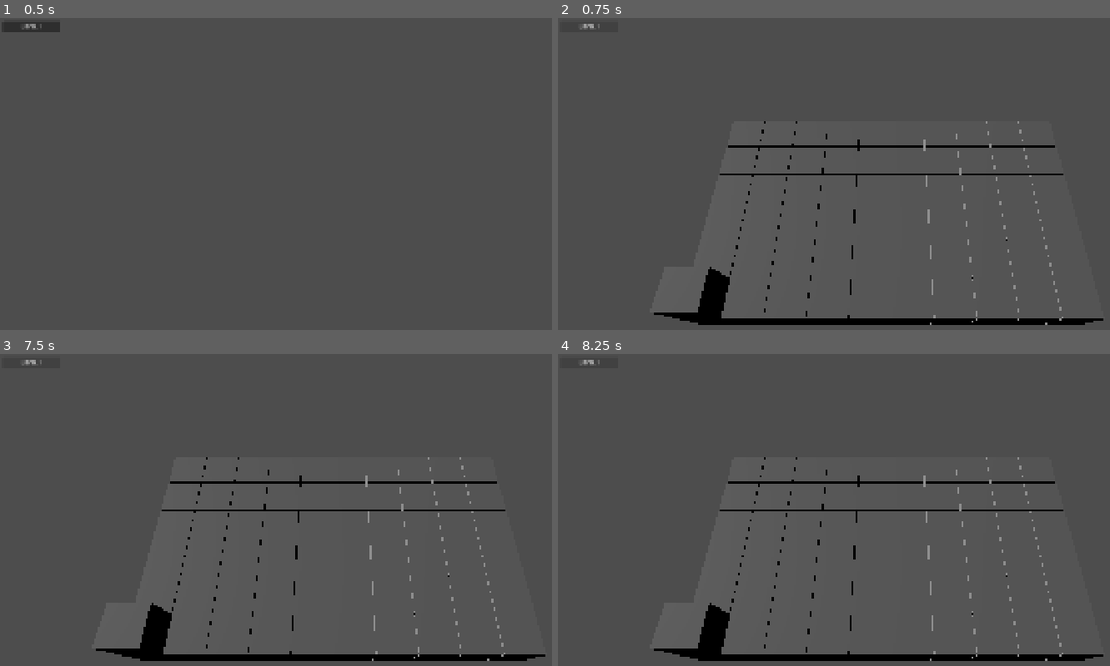
Above: before the commit, frames 1-4 (two rows, left to right).
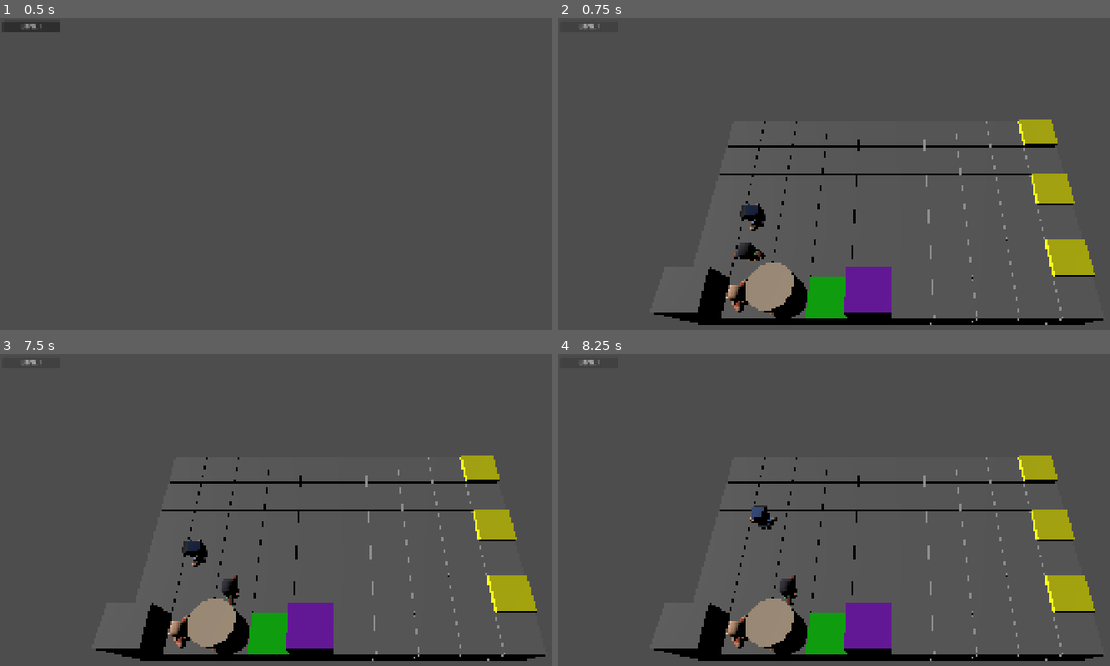
Above: after the commit, the same moments.

Repository: ggestein/jigsaw-of-the-sinking-star
Game: Godot game, scene res://scenes/tests/test_level_with_theme.tscn
Two runs of this game, one before a commit and one after it. Both use one fixed random seed, a clock stepped at 60 frames per second and the inputs below. The project has no main scene, so this scene is started directly.
Inputs:
- Up to frame 1 (0.5 s): no input
- Up to frame 2 (0.75 s): click "LEVEL 1" at 0.5 s
- Up to frame 3 (7.5 s): click "LEVEL 1" at 1.25 s; tap Enter at 2, 3.5, 5 s; hold D 2.03-2.78 s; tap R at 2.1, 3.8, 4.35, 6.05, 6.6 s; tap Z at 2.3, 2.85, 4.55, 5.1, 6.8, 7.35 s; tap Space at 2.75, 4.25, 5.75 s; hold S 2.78-3.53 s; tap C at 3.05, 3.6, 5.3, 5.85 s; hold D 3.53-4.28 s; hold W 4.28-5.03 s; hold A 5.03-6.53 s; hold S 6.53-7.28 s; hold D from 7.28 s (still down)
- Up to frame 4 (8.25 s): tap C at 7.55, 8.1 s; release D at 8.03 s; hold W from 8.03 s (still down)

Frame 1 is identical in both runs. In frame 2, 6.6% of the frame differs, in the area x 30-98%, y 32-97%; in frame 3, 6.6%; in frame 4, 6.6%.

Commit message:
improve main game

Diff:
--- /dev/null
+++ b/scripts/asset_path_config.gd
@@ -0,0 +1,17 @@
+class_name AssetPathConfig
+extends Object
+
+const CASTLE_BASE_PATH: StringName = "res://arts/kenney_castle_kit/"
+const CHARACTER_BASE_PATH: StringName = "res://arts/kenney_mini_characters/"
+
+static func character_warrior_packedscene_path() -> StringName:
+	return CHARACTER_BASE_PATH + "character-male-b.glb"
+
+static func character_thief_packedscene_path() -> StringName:
+	return CHARACTER_BASE_PATH + "character-male-a.glb"
+
+static func character_mage_packedscene_path() -> StringName:
+	return CHARACTER_BASE_PATH + "character-male-c.glb"
+
+static func box_packedscene_path() -> StringName:
+	return CASTLE_BASE_PATH + "tower-base.glb"
--- a/scripts/core_gameplay.gd
+++ b/scripts/core_gameplay.gd
@@ -41,7 +41,7 @@
 # Events
 enum EventType {
 	REWINDED, RESET, SWITCH,
-	CHAR_MOVE, BOX_MOVE, CHAR_BLOCKED, PAD_ACTIVE, DOOR_UNLOCK,
+	CHAR_MOVE, CHAR_ROTATE, BOX_MOVE, CHAR_BLOCKED, PAD_ACTIVE, DOOR_UNLOCK, GOAL_ACTIVE,
 	KILL, WIN
 }
 class Event:
@@ -216,6 +216,57 @@
 	next_state.pads_active = calculate_pads_active(level_data, next_state)
 	next_state.doors_unlock = calculate_doors_active(level_data, next_state)
 	next_state.goals_active = calculate_goals_active(level_data, next_state)
+	# move events, check and emit
+	for chr_idx in range(0, len(next_state.characters)):
+		var prev_pos := state.characters[chr_idx].inst_position
+		var new_pos := next_state.characters[chr_idx].inst_position
+		if new_pos != prev_pos:
+			var evt := Event.new()
+			evt.type = EventType.CHAR_MOVE
+			evt.args = [chr_idx, prev_pos, new_pos]
+			events.append(evt)
+		var prev_face := state.characters[chr_idx].inst_face
+		var new_face := next_state.characters[chr_idx].inst_face
+		if new_pos != prev_pos:
+			var evt := Event.new()
+			evt.type = EventType.CHAR_ROTATE
+			evt.args = [chr_idx, prev_face, new_face]
+			events.append(evt)
+	for box_idx in range(0, len(next_state.boxes)):
+		var prev_pos := state.boxes[box_idx].position
+		var new_pos := next_state.boxes[box_idx].position
+		if new_pos != prev_pos:
+			var evt := Event.new()
+			evt.type = EventType.BOX_MOVE
+			evt.args = [box_idx, prev_pos, new_pos]
+			events.append(evt)
+	# pad event, check and emit
+	for pad_idx in range(0, len(next_state.pads_active)):
+		var prev_active := state.pads_active[pad_idx]
+		var new_active := next_state.pads_active[pad_idx]
+		if new_active != prev_active:
+			var evt := Event.new()
+			evt.type = EventType.PAD_ACTIVE
+			evt.args = [pad_idx, new_active]
+			events.append(evt)
+	# door event, check and emit
+	for door_idx in range(0, len(next_state.doors_unlock)):
+		var prev_unlock := state.doors_unlock[door_idx]
+		var new_unlock := next_state.doors_unlock[door_idx]
+		if new_unlock != prev_unlock:
+			var evt := Event.new()
+			evt.type = EventType.DOOR_UNLOCK
+			evt.args = [door_idx, new_unlock]
+			events.append(evt)
+	# goal event, check and emit
+	for goal_idx in range(0, len(next_state.goals_active)):
+		var prev_active := state.goals_active[goal_idx]
+		var new_active := next_state.goals_active[goal_idx]
+		if prev_active != new_active:
+			var evt := Event.new()
+			evt.type = EventType.GOAL_ACTIVE
+			evt.args = [goal_idx, new_active]
+			events.append(evt)
 
 	# kill event, check and emit
 	for door_idx in range(0, len(level_data.doors)):
--- a/scripts/main_game.gd
+++ b/scripts/main_game.gd
@@ -1,11 +1,21 @@
 class_name MainGame
 extends Node
+
+class WinProcess:
+	var win_base_ticks: int
+	var win_camera_base_pos: Vector3
 
 var current_game_instance: CoreGameplay.GameInstance
 var obstacle_node_map: Dictionary[int, Node3D]
 var box_node_map: Dictionary[int, Node3D]
 var character_node_map: Dictionary[int, Node3D]
+var pad_node_map: Dictionary[int, Node3D]
+var door_node_map: Dictionary[int, Node3D]
+var goal_node_map: Dictionary[int, Node3D]
 var main_camera: Camera3D
+var player_input_queue: Array[CoreGameplay.PlayerInput] = []
+var core_gameplay_event_queue: Array[CoreGameplay.Event] = []
+var won: WinProcess = null
 
 func setup(leve_config: CoreLevelConfig.LevelConfig, level_theme: LevelTheme.LevelThemeConfig):
 	var game_instance_args := CoreLevelConfig.calculate_game_instance_args(leve_config)
@@ -16,6 +26,7 @@
 	var ly := game_instance_args.level_data.range.position.y
 	var lw := game_instance_args.level_data.range.size.x
 	var lh := game_instance_args.level_data.range.size.y
+	# setup bg and obstacle
 	if bg_path != null and not bg_path.is_empty():
 		var proto: PackedScene = load(bg_path)
 		if proto != null:
@@ -47,6 +58,69 @@
 		var dir_light = DirectionalLight3D.new()
 		add_child(dir_light)
 		dir_light.look_at(Vector3(3.0, -1.0, 1.0))
+	# setup characters
+	for chr_idx in range(0, len(game_instance_args.level_data.character_data)):
+		var chr_cls := game_instance_args.level_data.character_data[chr_idx]
+		var chr_pos := game_instance_args.initial_state.characters[chr_idx].inst_position
+		var chr_face := game_instance_args.initial_state.characters[chr_idx].inst_face
+		var chr_proto: PackedScene = null
+		if chr_cls == CoreGameplay.CharacterClass.WARRIOR:
+			chr_proto = load(AssetPathConfig.character_warrior_packedscene_path())
+		elif chr_cls == CoreGameplay.CharacterClass.THIEF:
+			chr_proto = load(AssetPathConfig.character_thief_packedscene_path())
+		elif chr_cls == CoreGameplay.CharacterClass.MAGE:
+			chr_proto = load(AssetPathConfig.character_mage_packedscene_path())
+		if chr_proto != null:
+			var chr_inst := chr_proto.instantiate() as Node3D
+			add_child(chr_inst)
+			chr_inst.position = grid_to_world(chr_pos)
+			chr_inst.rotation = face_to_rotation(chr_face)
+			character_node_map[chr_idx] = chr_inst
+	# setup boxes
+	for box_idx in range(0, len(game_instance_args.initial_state.boxes)):
+		var box_pos := game_instance_args.initial_state.boxes[box_idx].position
+		var box_proto: PackedScene = load(AssetPathConfig.box_packedscene_path())
+		var box_inst := box_proto.instantiate() as Node3D
+		add_child(box_inst)
+		box_inst.position = grid_to_world(box_pos)
+		box_node_map[box_idx] = box_inst
+	# setup pads
+	for pad_idx in range(0, len(game_instance_args.level_data.pads)):
+		var pad_pos := game_instance_args.level_data.pads[pad_idx]
+		var pad_inst := MeshInstance3D.new()
+		pad_inst.mesh = BoxMesh.new()
+		pad_inst.material_override = StandardMaterial3D.new()
+		pad_inst.material_override.albedo_color = Color.GREEN
+		pad_inst.name = "PAD_%d" % pad_pos
+		add_child(pad_inst)
+		pad_inst.position = grid_to_world(pad_pos) - Vector3.UP * 0.4
+		pad_inst.scale = Vector3(0.98, 1.0, 0.98)
+		pad_node_map[pad_idx] = pad_inst
+	# setup doors
+	for door_idx in range(0, len(game_instance_args.level_data.doors)):
+		var door_pos := game_instance_args.level_data.doors[door_idx].position
+		var door_inst := MeshInstance3D.new()
+		door_inst.mesh = BoxMesh.new()
+		door_inst.material_override = StandardMaterial3D.new()
+		door_inst.material_override.albedo_color = Color.PURPLE
+		door_inst.name = "DOOR_%d" % door_pos
+		add_child(door_inst)
+		door_inst.position = grid_to_world(door_pos) + Vector3.UP * 0.5
+		door_inst.scale = Vector3(0.98, 1.0, 0.98)
+		door_node_map[door_idx] = door_inst
+	# setup goals
+	for goal_idx in range(0, len(game_instance_args.level_data.goals)):
+		var goal_pos := game_instance_args.level_data.goals[goal_idx]
+		var goal_inst := MeshInstance3D.new()
+		goal_inst.mesh = BoxMesh.new()
+		goal_inst.material_override = StandardMaterial3D.new()
+		goal_inst.material_override.albedo_color = Color.YELLOW
+		goal_inst.name = "GOAL_%d" % goal_pos
+		add_child(goal_inst)
+		goal_inst.position = grid_to_world(goal_pos) - Vector3.UP * 0.4
+		goal_inst.scale = Vector3(0.98, 1.0, 0.98)
+		goal_node_map[goal_idx] = goal_inst
+	# setup camera
 	main_camera = Camera3D.new()
 	main_camera.current = true
 	add_child(main_camera)
@@ -55,6 +129,110 @@
 	main_camera.fov = 60.0
 	main_camera.position = camera_pos
 	main_camera.look_at(focus_pos)
+	won = null
+
+static func grid_to_world(grid_pos: Vector2i) -> Vector3:
+	return Vector3(grid_pos.x + 0.5, 0.0, -grid_pos.y - 0.5)
+static func face_to_rotation(face: int) -> Vector3:
+	var actual_face = face
+	if face == 0:
+		actual_face = 2
+	elif face == 2:
+		actual_face = 0
+	return Vector3(0.0, actual_face * PI * 0.5, 0.0)
+
+func handle_core_gameplay_event(evt: CoreGameplay.Event):
+	if evt.type == CoreGameplay.EventType.CHAR_MOVE:
+		var chr_idx = evt.args[0]
+		var prev_pos = evt.args[1]
+		var new_pos = evt.args[2]
+		character_node_map[chr_idx].position = grid_to_world(new_pos)
+	elif evt.type == CoreGameplay.EventType.CHAR_ROTATE:
+		var chr_idx = evt.args[0]
+		var prev_face = evt.args[1]
+		var new_face = evt.args[2]
+		character_node_map[chr_idx].rotation = face_to_rotation(new_face)
+	elif evt.type == CoreGameplay.EventType.BOX_MOVE:
+		var box_idx = evt.args[0]
+		var prev_pos = evt.args[1]
+		var new_pos = evt.args[2]
+		box_node_map[box_idx].position = grid_to_world(new_pos)
+	elif evt.type == CoreGameplay.EventType.PAD_ACTIVE:
+		var pad_idx = evt.args[0]
+		var active = evt.args[1]
+		pad_node_map[pad_idx].visible = not active
+	elif evt.type == CoreGameplay.EventType.DOOR_UNLOCK:
+		var door_idx = evt.args[0]
+		var unlock = evt.args[1]
+		door_node_map[door_idx].visible = not unlock
+	elif evt.type == CoreGameplay.EventType.GOAL_ACTIVE:
+		var goal_idx = evt.args[0]
+		var active = evt.args[1]
+		goal_node_map[goal_idx].material_override.albedo_color = Color.GREEN_YELLOW if active else Color.YELLOW
+	elif evt.type == CoreGameplay.EventType.KILL:
+		var kill_type = evt.args[0]
+		var kill_idx = evt.args[1]
+		if kill_type == 1:
+			character_node_map[kill_idx].visible = false
+		elif kill_type == 2:
+			box_node_map[kill_idx].visible = false
+	elif evt.type == CoreGameplay.EventType.WIN:
+		trigger_win_process()
+
+func trigger_win_process():
+	if won != null:
+		return
+	won = WinProcess.new()
+	won.win_base_ticks = Time.get_ticks_usec()
+	won.win_camera_base_pos = main_camera.position
+
+func process_win():
+	if won == null:
+		return
+	var cur_ticks := Time.get_ticks_usec()
+	var delta_ticks := cur_ticks - won.win_base_ticks
+	var camera_target_pos := won.win_camera_base_pos + Vector3.UP * 2 + Vector3.FORWARD * 2
+	var factor: float = max(0.0, 1.0 - float(delta_ticks) / 4000000.0)
+	factor = 1.0 - factor * factor
+	main_camera.position = lerp(won.win_camera_base_pos, camera_target_pos, factor)
+	var lx := current_game_instance.level_data.range.position.x
+	var ly := current_game_instance.level_data.range.position.y
+	var lw := current_game_instance.level_data.range.size.x
+	var lh := current_game_instance.level_data.range.size.y
+	var focus_pos := Vector3(lx + 0.5 * lw, 0.0, -(ly + 0.5 * lh))
+	main_camera.look_at(focus_pos)
+
+func _process(delta: float) -> void:
+	if current_game_instance == null:
+		return
+	for ipt in player_input_queue:
+		core_gameplay_event_queue.clear()
+		CoreGameplay.core_gameplay_handle_input(ipt, current_game_instance, core_gameplay_event_queue)
+		for evt in core_gameplay_event_queue:
+			handle_core_gameplay_event(evt)
+	player_input_queue.clear()
+	process_win()
+
+func _input(evt: InputEvent):
+	if current_game_instance == null or won:
+		return
+	if evt is InputEventKey:
+		var evt_key: InputEventKey = evt as InputEventKey
+		if evt_key.is_pressed() and not evt_key.is_echo():
+			if evt_key.keycode == KEY_W:
+				player_input_queue.append(CoreGameplay.PlayerInput.MOVE_UP)
+			elif evt_key.keycode == KEY_D:
+				player_input_queue.append(CoreGameplay.PlayerInput.MOVE_RIGHT)
+			elif evt_key.keycode == KEY_S:
+				player_input_queue.append(CoreGameplay.PlayerInput.MOVE_DOWN)
+			elif evt_key.keycode == KEY_A:
+				player_input_queue.append(CoreGameplay.PlayerInput.MOVE_LEFT)
+			elif evt_key.keycode == KEY_R:
+				player_input_queue.append(CoreGameplay.PlayerInput.RESET)
+			elif evt_key.keycode == KEY_Z:
+				player_input_queue.append(CoreGameplay.PlayerInput.REWIND)
+			elif evt_key.keycode == KEY_C:
+				player_input_queue.append(CoreGameplay.PlayerInput.SWITCH)
 
 func clearup():
 	for child_idx in range(0, get_child_count()):
@@ -64,3 +242,4 @@
 	box_node_map.clear()
 	character_node_map.clear()
 	main_camera = null
+	player_input_queue = []
Not shown, added: scripts/asset_path_config.gd.uid
